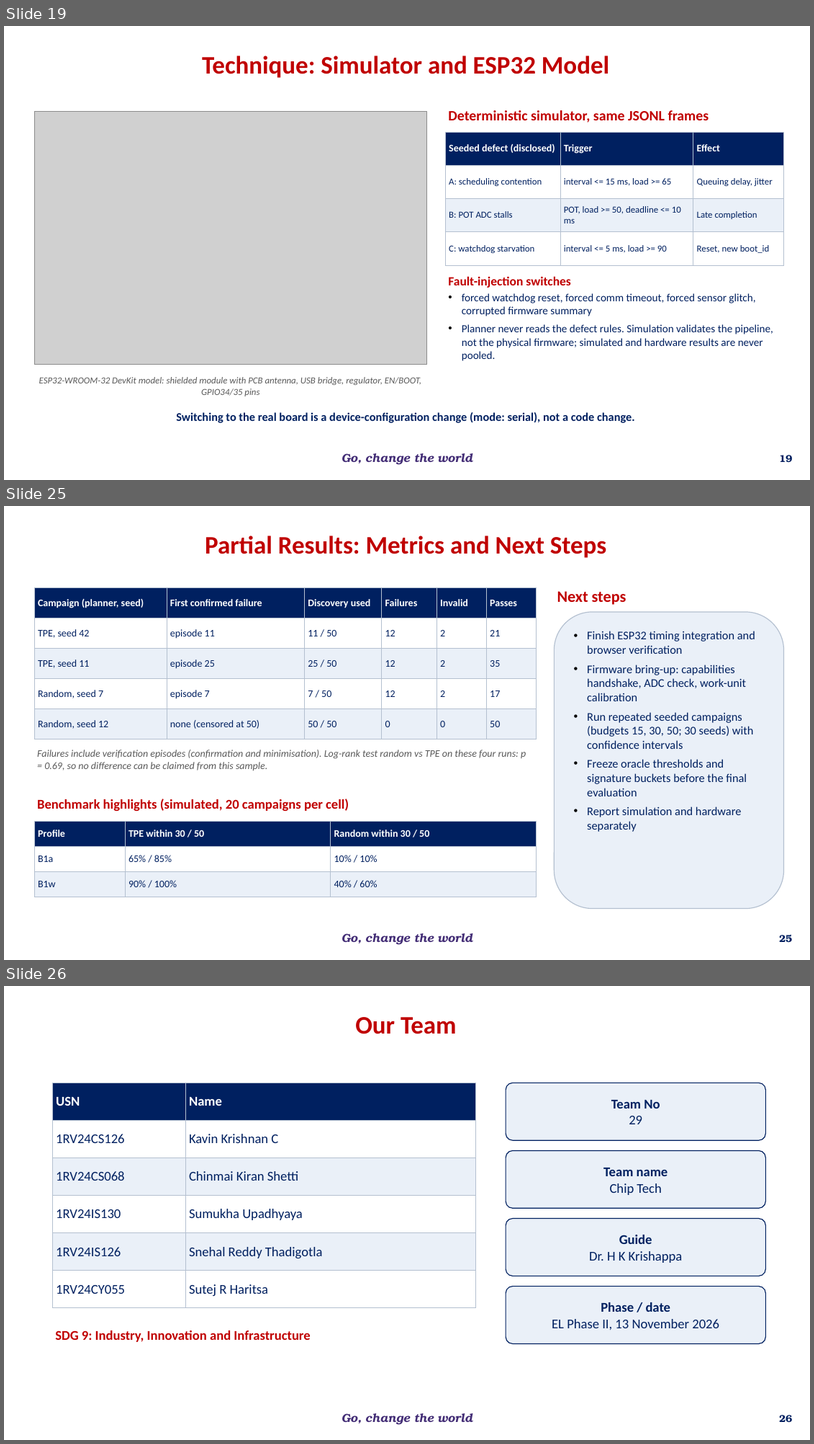
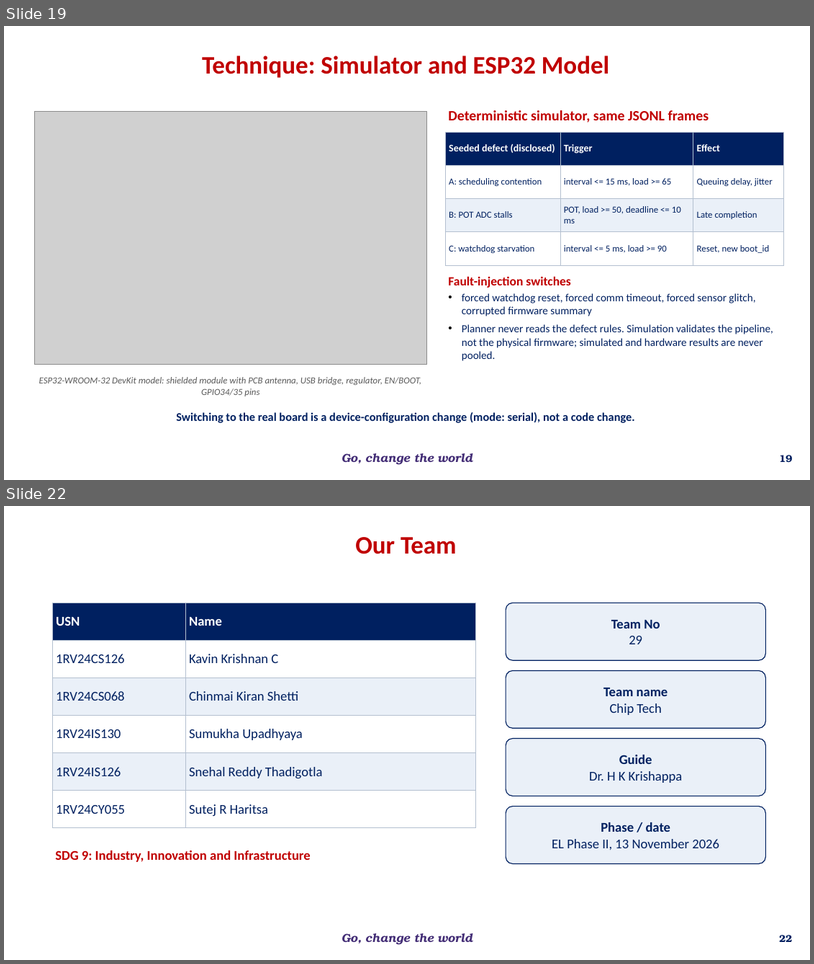
Before and after one commit to overclocked-2124/ChipCheck, a slide deck: docs/presentation/AI-Driven Adaptive Physical Testing for Embedded Systems - Phase 2.pptx. Shown one above the other, each under a label of ours: slides 19, 25 and 26 before the commit, slides 19 and 22 after it; the slides between them are not shown. The pictures are 814x1444 and 814x964 pixels, drawn with LibreOffice and Linux fonts; fonts in the diff are those of the drawing; grey boxes stand for pictures; background and template pictures are left out. Boxes give left, top, right and bottom in pixels: in the first picture for what was removed or moved away, otherwise in the second. Text is boxed around its words. In the diff, an @@ line names an element or a change of style, - is before the commit and + after.

```diff
--- a/docs/presentation/AI-Driven Adaptive Physical Testing for Embedded Systems - Phase 2.pptx
+++ b/docs/presentation/AI-Driven Adaptive Physical Testing for Embedded Systems - Phase 2.pptx
@@ slide 25 removed at (4,506,810,960), background #FFFFFF; not listed: 1 template element that a slide beside it also shows @@
@@ text removed at (205,536,607,558) @@
-Partial Results: Metrics and Next Steps
@@ table removed at (34,587,536,739), 5 rows, 6 columns @@
-Campaign (planner, seed) | First confirmed failure | Discovery used | Failures | Invalid | Passes
-TPE, seed 42 | episode 11 | 11 / 50 | 12 | 2 | 21
-TPE, seed 11 | episode 25 | 25 / 50 | 12 | 2 | 35
-Random, seed 7 | episode 7 | 7 / 50 | 12 | 2 | 17
-Random, seed 12 | none (censored at 50) | 50 / 50 | 0 | 0 | 50
@@ text removed at (558,591,627,605) @@
-Next steps
@@ rounded rectangle removed at (555,612,784,908) @@
-• Finish ESP32 timing integration and browser verification
-• Firmware bring-up: capabilities handshake, ADC check, work-unit calibration
-• Run repeated seeded campaigns (budgets 15, 30, 50; 30 seeds) with confidence intervals
-• Freeze oracle thresholds and signature buckets before the final evaluation
-• Report simulation and hardware separately
@@ text removed at (37,749,526,770) @@
-Failures include verification episodes (confirmation and minimisation). Log-rank test random vs TPE on these four runs: p = 0.69, so no difference can be claimed from this sample.
@@ text removed at (37,798,349,811) @@
-Benchmark highlights (simulated, 20 campaigns per cell)
@@ table removed at (34,821,536,897), 3 rows, 3 columns @@
-Profile | TPE within 30 / 50 | Random within 30 / 50
-B1a | 65% / 85% | 10% / 10%
-B1w | 90% / 100% | 40% / 60%
@@ page number removed at (779,934,792,942) @@
-25
@@ what was slide 26 is now slide 22 @@
@@ page number at (779,934,792,942): text changed @@
-26
+22
```
Also in this commit, not shown: 1 slide changed, 2 slides added, 5 other slides removed.
